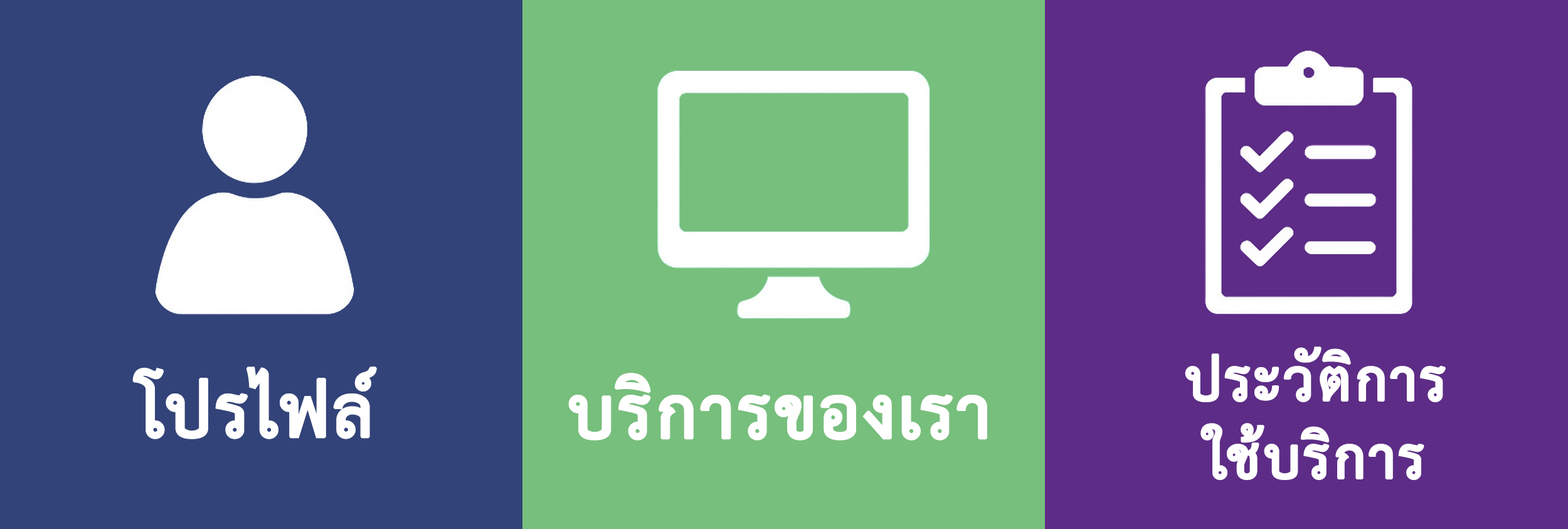
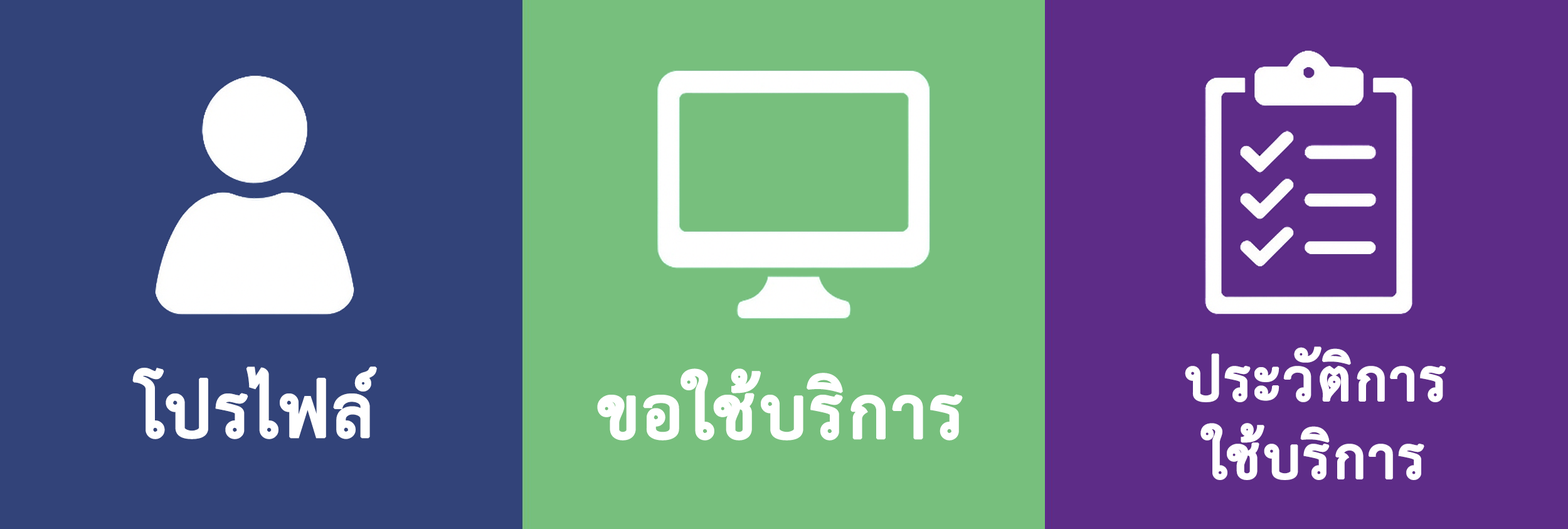
Layered file, before and after one edit (1568x529). Changes by layer:
renamed "บริการของเรา" to "ขอใช้บริการ", painted on it over [568, 368, 988, 441]
